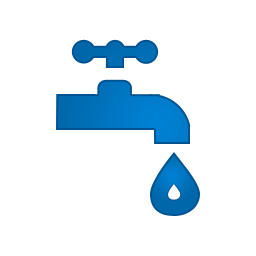
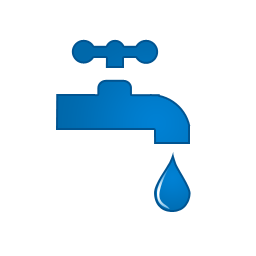
Layered file, before and after one edit (w=256, h=256). Changes by layer:
added layer "Shape 71" above "Shape 70" over [157, 165, 171, 209]
added layer "Shape 70" above "Drop" over [154, 151, 191, 212]
hid group "Drop" (2 layers) over [150, 152, 200, 216]
